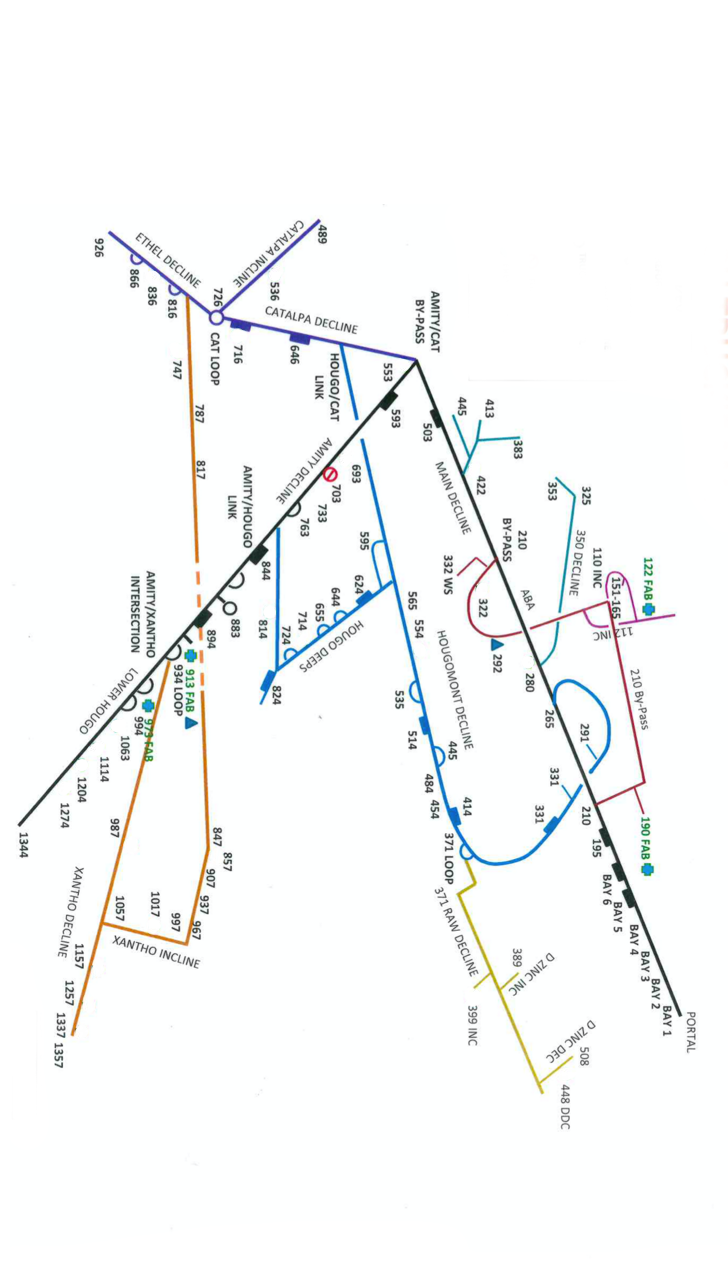
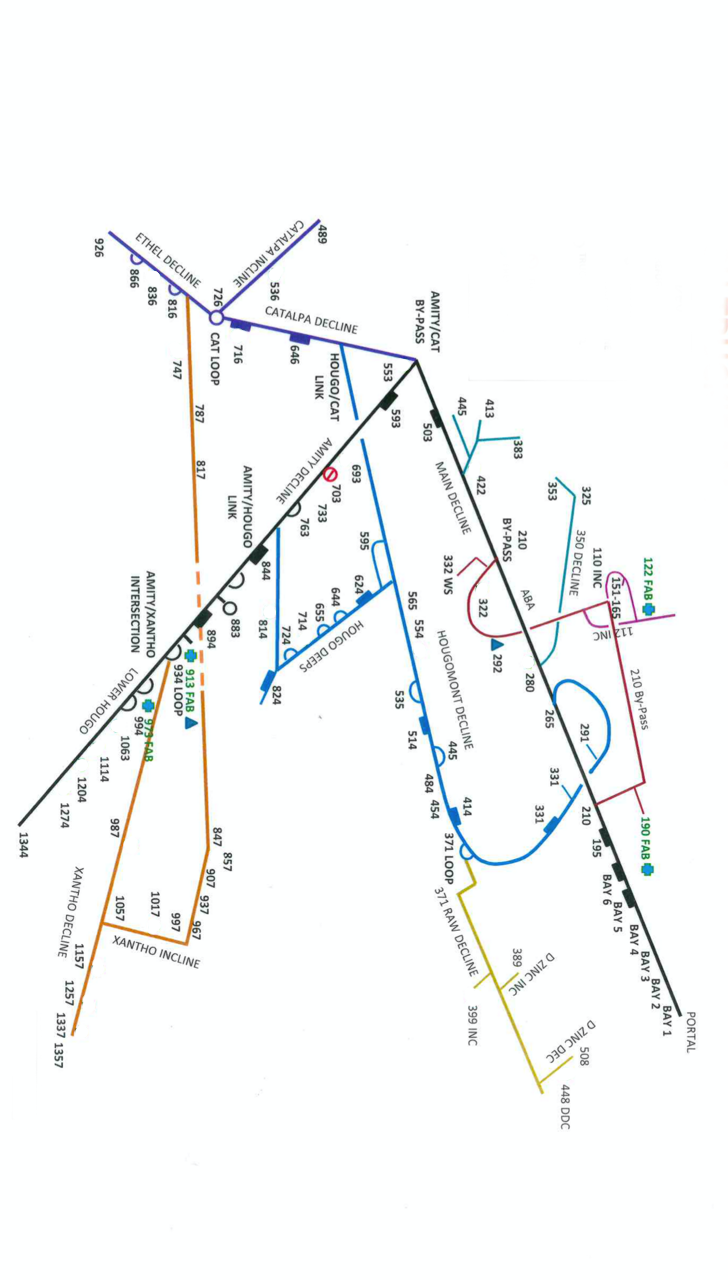
Before/after of a 728px x 1280px layered artwork. What changed in the layer stack:
painted on "Layer 3(pasted)" over [12, 204, 576, 1080]
added layer "Layer 3" above "Layer 1" over [12, 204, 576, 1080]
hid "Layer 1", painted on it over [12, 204, 576, 1080]
